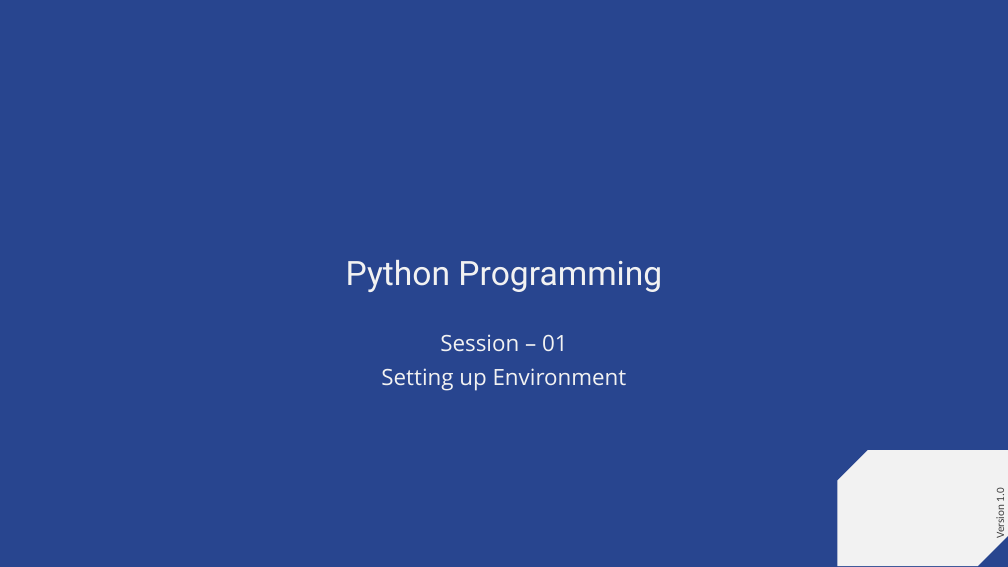
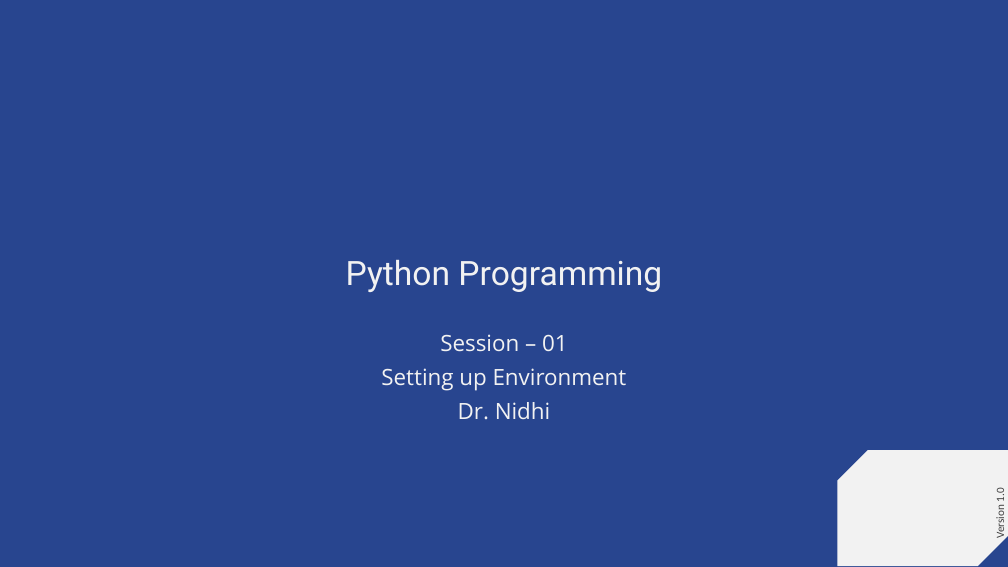
Before and after one commit to nidhiaro/PythonAssignment, a slide deck: slide 1 of Session - 01 - Setting Up Environment.pptx. Drawn at 1008x567 pixels with LibreOffice and Linux fonts; fonts in the diff are those of the drawing; background and template pictures are left out. Boxes give left, top, right and bottom in pixels: in the first picture for what was removed or moved away, otherwise in the second. Text is boxed around its words. In the diff, an @@ line names an element or a change of style, - is before the commit and + after.

```diff
--- a/Session - 01 - Setting Up Environment.pptx
+++ b/Session - 01 - Setting Up Environment.pptx
@@ subtitle at (x1=458, y1=402, x2=550, y2=419): paragraph added @@
+Dr. Nidhi
```
